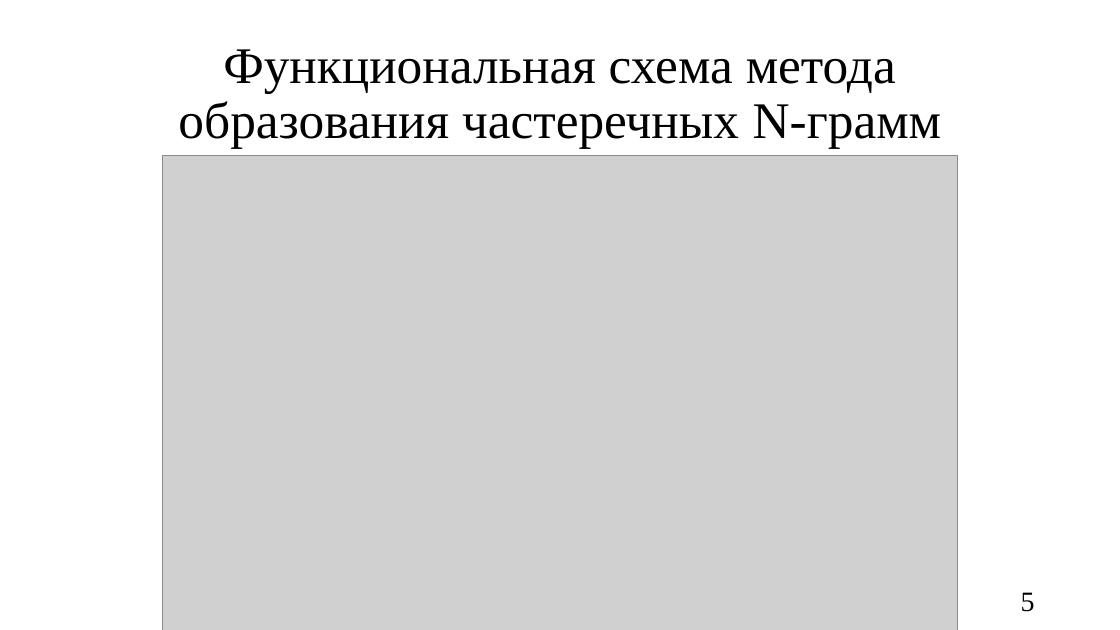
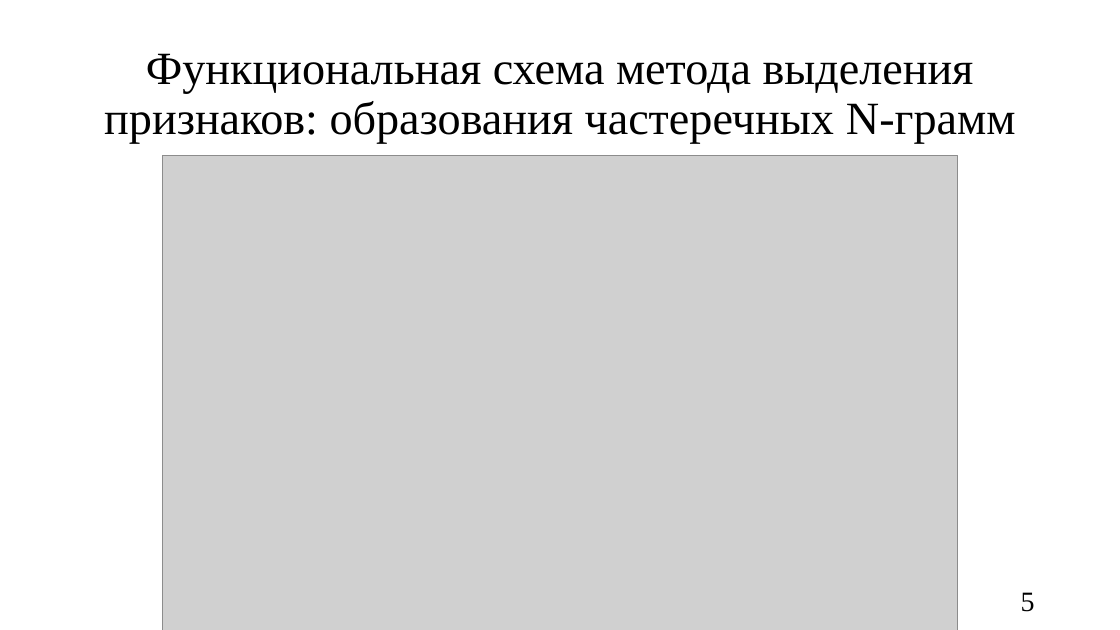
Before and after one commit to oljakon/bachelor-degree, a slide deck: slide 5 of РПЗ/презентация_Кондрашова.pptx. Drawn at 1120x630 pixels with LibreOffice and Linux fonts; fonts in the diff are those of the drawing; grey boxes stand for pictures. Boxes give left, top, right and bottom in pixels: in the first picture for what was removed or moved away, otherwise in the second. Text is boxed around its words. In the diff, an @@ line names an element or a change of style, - is before the commit and + after.

```diff
--- a/РПЗ/презентация_Кондрашова.pptx
+++ b/РПЗ/презентация_Кондрашова.pptx
@@ title at <box>104,53,1016,143</box>: text changed; size 44 to 39.6 pt @@
-Функциональная схема метода образования частеречных N-грамм
+Функциональная схема метода выделения признаков: образования частеречных N-грамм
```
Also in this commit, not shown: 11 other slides changed, 7 other files.
